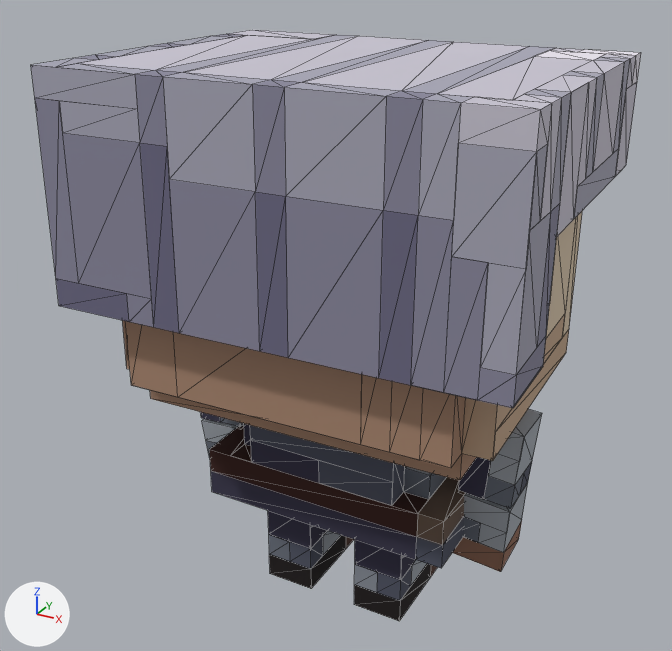
The glTF model fabrica-voxel/saida/heroi_anao_c3/modelo.glb as it was, and as the next commit left it.
One viewpoint serves both versions: a 50 mm camera at (1.84, -3.56, 3.16) aimed at (-0.11, -0.02, 1.39). The axes (+X, +Y, +Z) are drawn at lower left. The lights are the same throughout. The picture after the commit comes second. Mesh edges are drawn as thin lines. Where no turn or scale is listed for an object, it has been applied to the vertices. Vertices at exactly the same position are counted once.

In view in the first picture: 'Braco_D', 'Cabeca', 'Cabelo', 'Mao_D', 'Pe_D', 'Pe_E', 'Perna_D', 'Perna_E', 'Tronco' and 2 more.
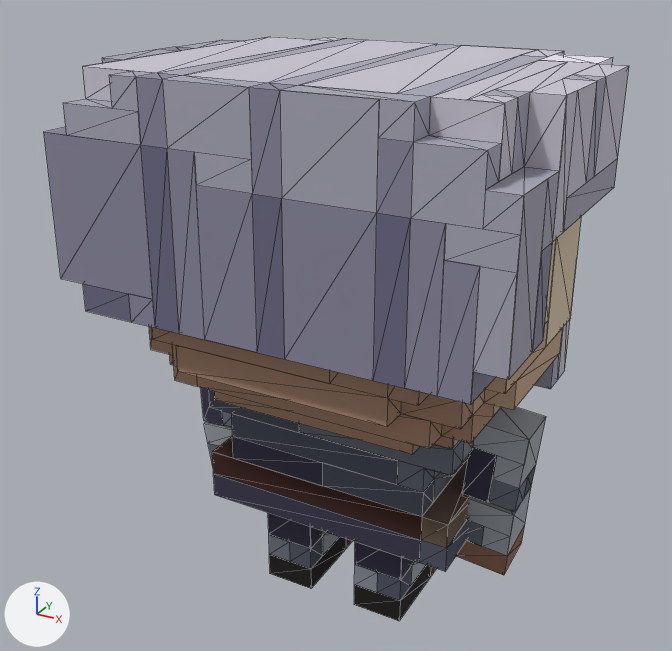
ob_osso_tronco is not drawn itself; it is the parent of ob_osso_cabeca, ob_osso_braco_d, ob_osso_braco_e, ob_tronco.
ob_osso_cabeca is not drawn itself; it is the parent of ob_cabeca, ob_cabelo, ob_barba.

Edits to the scene script, one JSON object a line:
```json
{"block": "me_cabeca", "where": "# used by ob_cabeca; parent = ob_osso_cabeca; location = (0.0, 0.0, 0.0)"}
{"op": "remove", "block": "me_cabeca", "code": "me_cabeca.from_pydata(...)  # 126 vertices, 168 faces; spans x -0.88..0.88, y -0.69..0.69, z 0.0..1.25"}
{"op": "add", "block": "me_cabeca", "code": "me_cabeca.from_pydata(...)  # 286 vertices, 422 faces; spans x -0.88..0.88, y -0.69..0.69, z 0.0..1.25"}
{"block": "me_cabeca", "change": "me_cabeca part 1: 7 vertices moved from x -0.88..0.88, y -0.56..0.69, z 0.12..1.12 to x -0.75..0.88, y -0.56..0.69, z 0.38..1.0; 83 vertices removed from x -0.88..0.88, y -0.69..0.69, z 0.0..1.25; 243 vertices added at x -0.88..0.88, y -0.69..0.69, z 0.0..1.25"}
{"block": "me_cabelo", "where": "# used by ob_cabelo; parent = ob_osso_cabeca; location = (0.0, 0.0, 0.0)"}
{"op": "remove", "block": "me_cabelo", "code": "me_cabelo.from_pydata(...)  # 227 vertices, 326 faces; spans x -1.0..1.0, y -0.81..0.81, z 0.5..1.5"}
{"op": "add", "block": "me_cabelo", "code": "me_cabelo.from_pydata(...)  # 227 vertices, 336 faces; spans x -1.0..1.0, y -0.81..0.81, z 0.5..1.5"}
{"block": "me_cabelo", "change": "me_cabelo part 2: 3 vertices moved from x 0.88..1.0, y -0.19, z 1.0..1.5 to x 0.88..1.0, y -0.31, z 1.0..1.5; 38 vertices removed from x 0.5..1.0, y -0.81..0.81, z 0.5..1.5; 38 vertices added at x 0.25..1.0, y -0.81..0.69, z 0.5..1.5"}
{"block": "me_cabelo", "change": "me_cabelo part 3: 2 vertices moved from x -1.0..-0.5, y 0.56..0.81, z 1.5 to x -0.62..-0.5, y 0.69..0.81, z 1.5; 21 vertices removed from x -1.0..-0.5, y 0.06..0.81, z 1.0..1.5; 19 vertices added at x -1.0..-0.5, y 0.44..0.81, z 1.0..1.5"}
{"block": "me_cabelo", "change": "me_cabelo part 4: 18 vertices removed from x -1.0..-0.38, y -0.81..-0.44, z 0.5..1.5; 20 vertices added at x -1.0..0.0, y -0.81..-0.44, z 0.5..1.5"}
{"block": "me_tronco", "where": "# used by ob_tronco; parent = ob_osso_tronco; location = (0.0, 0.0, 0.0)"}
{"op": "remove", "block": "me_tronco", "code": "me_tronco.from_pydata(...)  # 132 vertices, 190 faces; spans x -0.625..0.625, y -0.375..0.375, z 0.0..0.75"}
{"op": "add", "block": "me_tronco", "code": "me_tronco.from_pydata(...)  # 111 vertices, 156 faces; spans x -0.625..0.625, y -0.375..0.375, z 0.0..0.75"}
{"block": "me_tronco", "change": "me_tronco part 5"}
{"block": "me_tronco", "change": "31 vertices are removed from x -0.625..0.625, y -0.375..0.375, z 0.125..0.5"}
{"block": "me_tronco", "change": "83 faces are deleted"}
{"block": "me_tronco", "change": "1 vertex moves from x 0.375, y 0.375, z 0.125 to x 0.5, y 0.375, z 0.125"}
{"block": "me_tronco", "change": "5 vertices are added at (0.5, 0.375, 0.25), (0.5, 0.375, 0.375), (0.5, 0.375, 0.5), (-0.5, -0.375, 0.375), (-0.5, 0.375, 0.125)"}
{"block": "me_tronco", "change": "5 new vertices lie (0.125, 0.0, 0.0) away from vertices in x -0.625..0.375, y -0.375..0.375, z 0.0..0.5"}
{"block": "me_tronco", "change": "49 new faces join them"}
{"op": "set", "path": "ob_osso_tronco.location", "old": "(0.0, 0.0, 0.502)", "new": "(0.0158, 0.0, 0.487)"}
{"op": "set", "path": "ob_osso_tronco.rotation_euler", "old": "(0.0, 0.000512, 0.0)", "new": "(-0.00793, 0.0044, 0.00635)", "note": "degrees (0, 0, 0) -> degrees (-0.5, 0.3, 0.4)"}
{"op": "set", "path": "ob_osso_cabeca.rotation_euler", "old": "(-0.0143, 0.0, 0.0333)", "new": "(-0.00846, -0.00993, -0.0111)", "note": "degrees (-0.8, 0, 1.9) -> degrees (-0.5, -0.6, -0.6)"}
```

Where the change shows, as pixel boxes (x1, y1, x2, y2) in the pictures (672 x 651 px; the box of a moved part takes in the faces that stretch with it):
```json
{"object": "Cabelo", "change": "reshaped, moved, turned", "before": [31, 30, 641, 408], "after": [44, 37, 629, 404]}
{"object": "Cabeca", "change": "reshaped, moved, turned", "before": [122, 210, 583, 481], "after": [149, 216, 582, 455]}
{"object": "Tronco", "change": "reshaped, moved, turned", "before": [209, 424, 466, 568], "after": [209, 390, 473, 571]}
{"object": "Braco_D", "change": "moved, turned", "before": [458, 409, 542, 509], "after": [462, 407, 546, 512]}
{"object": "Mao_D", "change": "moved, turned", "before": [452, 482, 528, 572], "after": [456, 484, 532, 575]}
{"object": "Barba", "change": "moved, turned", "after": [534, 319, 570, 389], "on screen": "not visible before"}
{"object": "Mao_E", "change": "moved, turned", "before": [202, 419, 239, 458], "after": [204, 421, 232, 466]}
{"object": "Braco_E", "change": "moved, turned", "before": [201, 412, 244, 427], "after": [200, 387, 232, 427], "on screen": "mostly hidden before"}
{"part": 2, "of": "me_cabelo", "change": "moved or reshaped", "before": [418, 48, 641, 408], "after": [377, 50, 618, 404]}
{"part": 3, "of": "me_cabelo", "change": "moved or reshaped", "before": [79, 30, 335, 70], "after": [84, 37, 345, 73]}
{"part": 4, "of": "me_cabelo", "change": "moved or reshaped", "before": [31, 55, 255, 333], "after": [44, 66, 257, 353]}
{"part": 5, "of": "me_tronco", "change": "reshaped", "before": [230, 424, 466, 544], "after": [232, 414, 469, 547]}
```
